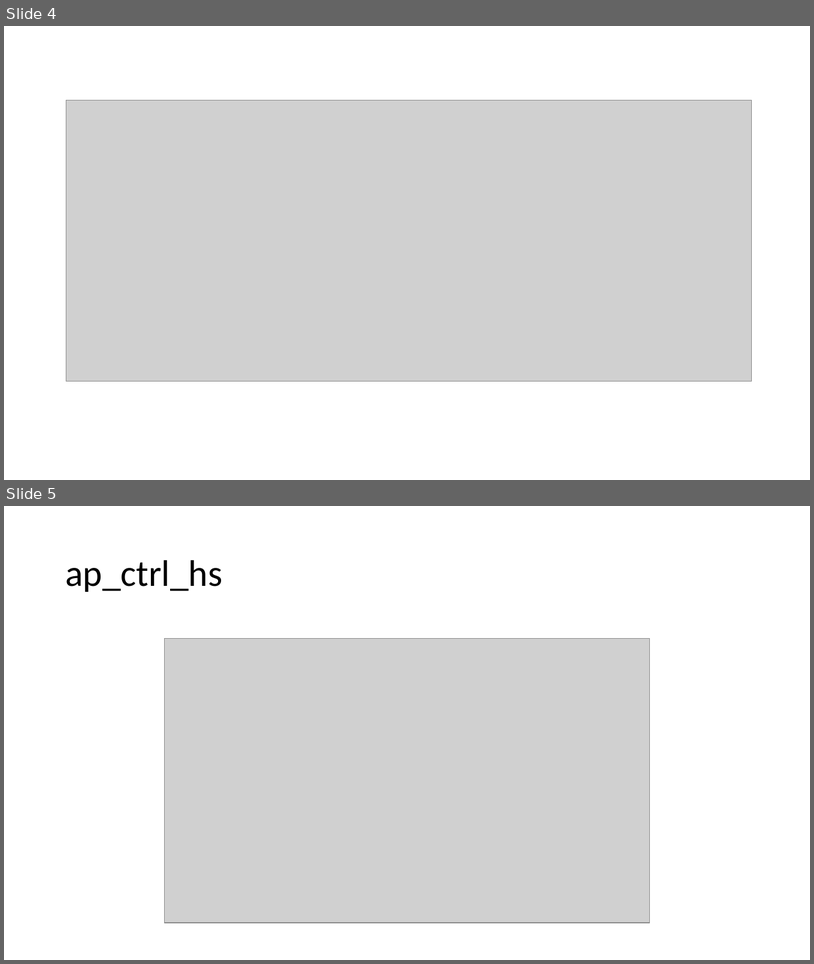
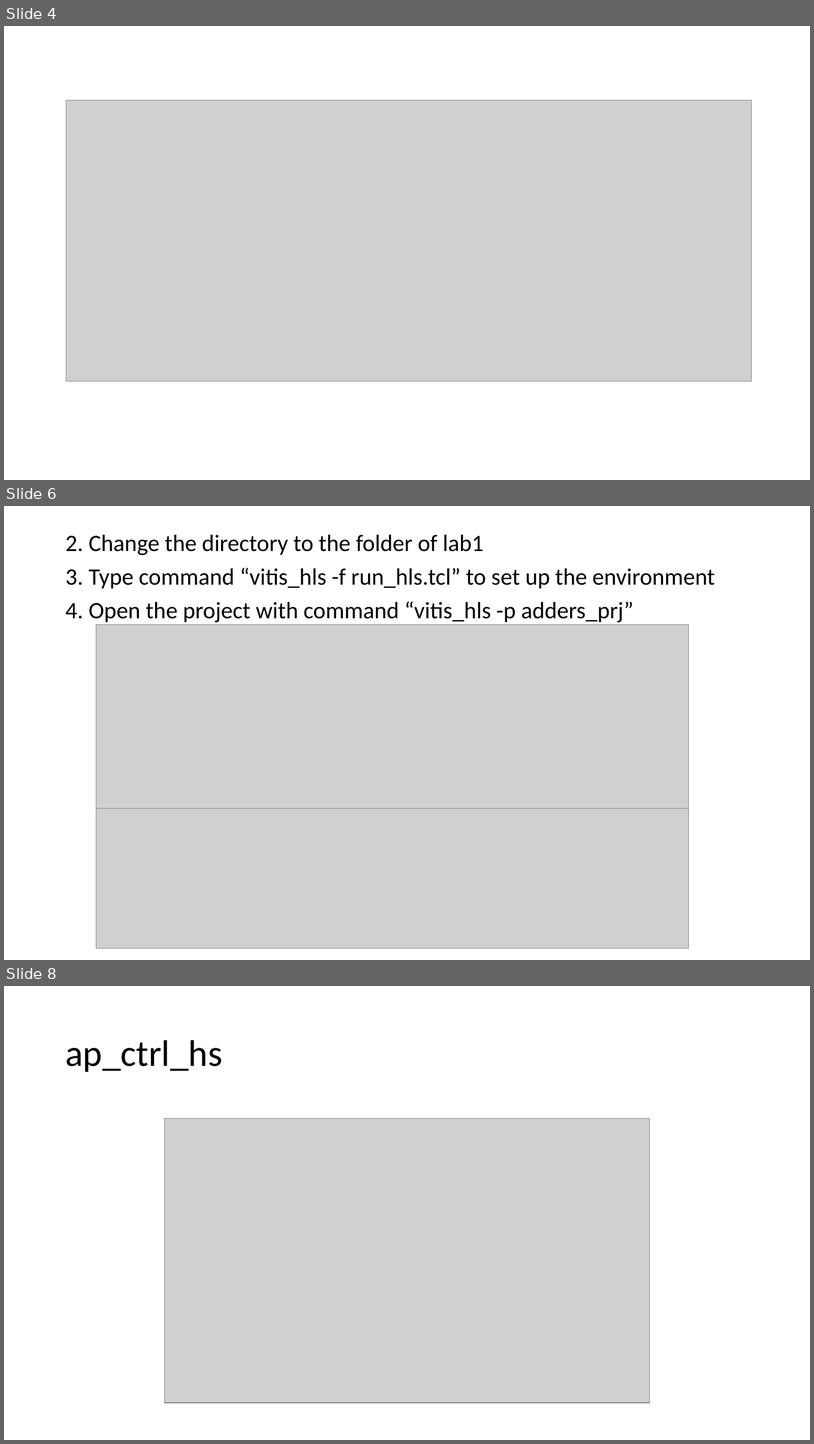
Before and after one commit to ZheChen-Bill/Interface_Synthesis, a slide deck: 111061545_labA_report.pptx. Shown one above the other, each under a label of ours: slides 4 and 5 before the commit, slides 4, 6 and 8 after it; the slides between them are not shown. The pictures are 814x964 and 814x1444 pixels, drawn with LibreOffice and Linux fonts; fonts in the diff are those of the drawing; grey boxes stand for pictures. Boxes give left, top, right and bottom in pixels: in the first picture for what was removed or moved away, otherwise in the second. Text is boxed around its words. In the diff, an @@ line names an element or a change of style, - is before the commit and + after.

```diff
--- a/111061545_labA_report.pptx
+++ b/111061545_labA_report.pptx
@@ slide 6 added at (x1=4, y1=506, x2=810, y2=960), background #FFFFFF @@
@@ text added at (x1=65, y1=534, x2=715, y2=622), 28 pt, text #000000 @@
+2. Change the directory to the folder of lab1
+3. Type command “vitis_hls -f run_hls.tcl” to set up the environment
+4. Open the project with command “vitis_hls -p adders_prj”
@@ picture added at (x1=96, y1=625, x2=689, y2=808) @@
@@ picture added at (x1=96, y1=801, x2=689, y2=948) @@
@@ what was slide 5 is now slide 8 @@
```
Also in this commit, not shown: 7 slides changed, 17 other slides added, 1 slide removed.
